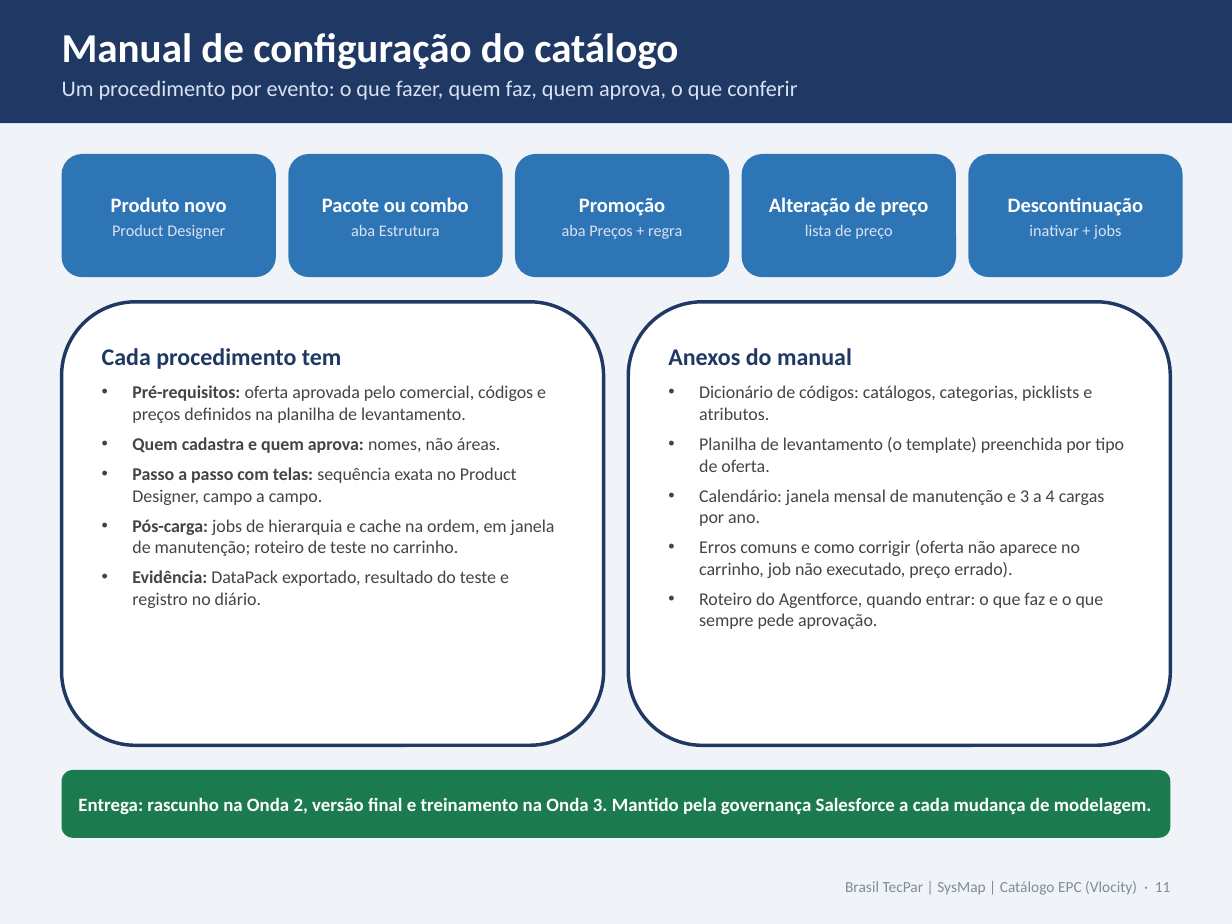
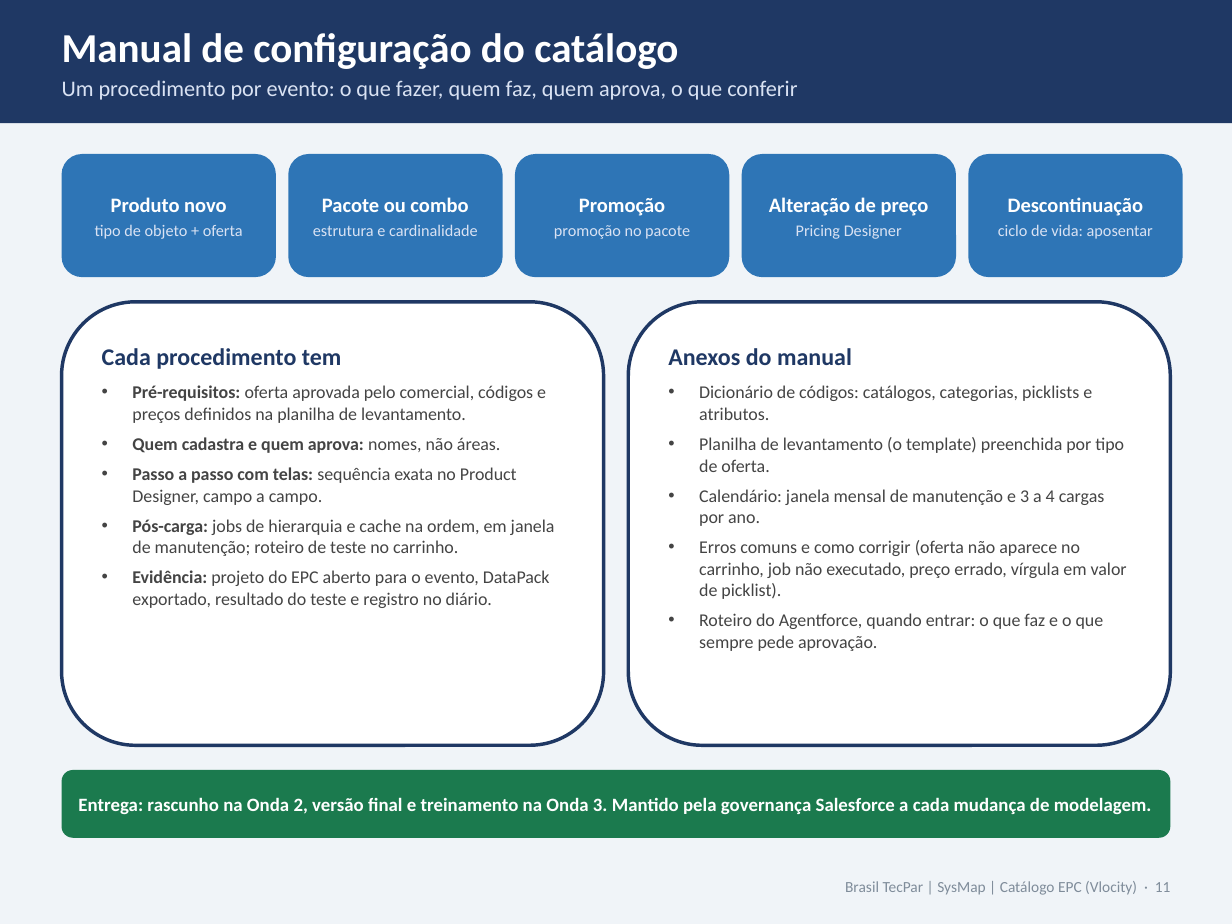
Before and after one commit to Dbelt337/diario-implantacao, a slide deck: slide 11 of docs/deck-catalogo/Catalogo_Carga_e_Manutencao_v2_Rota_Padrao.pptx. Drawn at 1232x924 pixels with LibreOffice and Linux fonts; fonts in the diff are those of the drawing. Boxes give left, top, right and bottom in pixels: in the first picture for what was removed or moved away, otherwise in the second. Text is boxed around its words. In the diff, an @@ line names an element or a change of style, - is before the commit and + after.

```diff
--- a/docs/deck-catalogo/Catalogo_Carga_e_Manutencao_v2_Rota_Padrao.pptx
+++ b/docs/deck-catalogo/Catalogo_Carga_e_Manutencao_v2_Rota_Padrao.pptx
@@ text in rounded rectangle at (95,225,243,239): text changed @@
-Product Designer
+tipo de objeto + oferta
@@ text in rounded rectangle at (313,224,478,236): text changed @@
-aba Estrutura
+estrutura e cardinalidade
@@ text in rounded rectangle at (554,225,690,239): text changed @@
-aba Preços + regra
+promoção no pacote
@@ text in rounded rectangle at (796,225,902,239): text changed @@
-lista de preço
+Pricing Designer
@@ text in rounded rectangle at (998,224,1153,239): text changed @@
-inativar + jobs
+ciclo de vida: aposentar
@@ text in rounded rectangle at (699,540,1127,599): text changed @@
-• Erros comuns e como corrigir (oferta não aparece no carrinho, job não executado, preço errado).
+• Erros comuns e como corrigir (oferta não aparece no carrinho, job não executado, preço errado, vírgula em valor de picklist).
@@ text in rounded rectangle at (132,570,550,608): text changed @@
-• Evidência: DataPack exportado, resultado do teste e registro no diário.
+• Evidência: projeto do EPC aberto para o evento, DataPack exportado, resultado do teste e registro no diário.
```
Also in this commit, not shown: 2 other slides changed, 2 other files.
